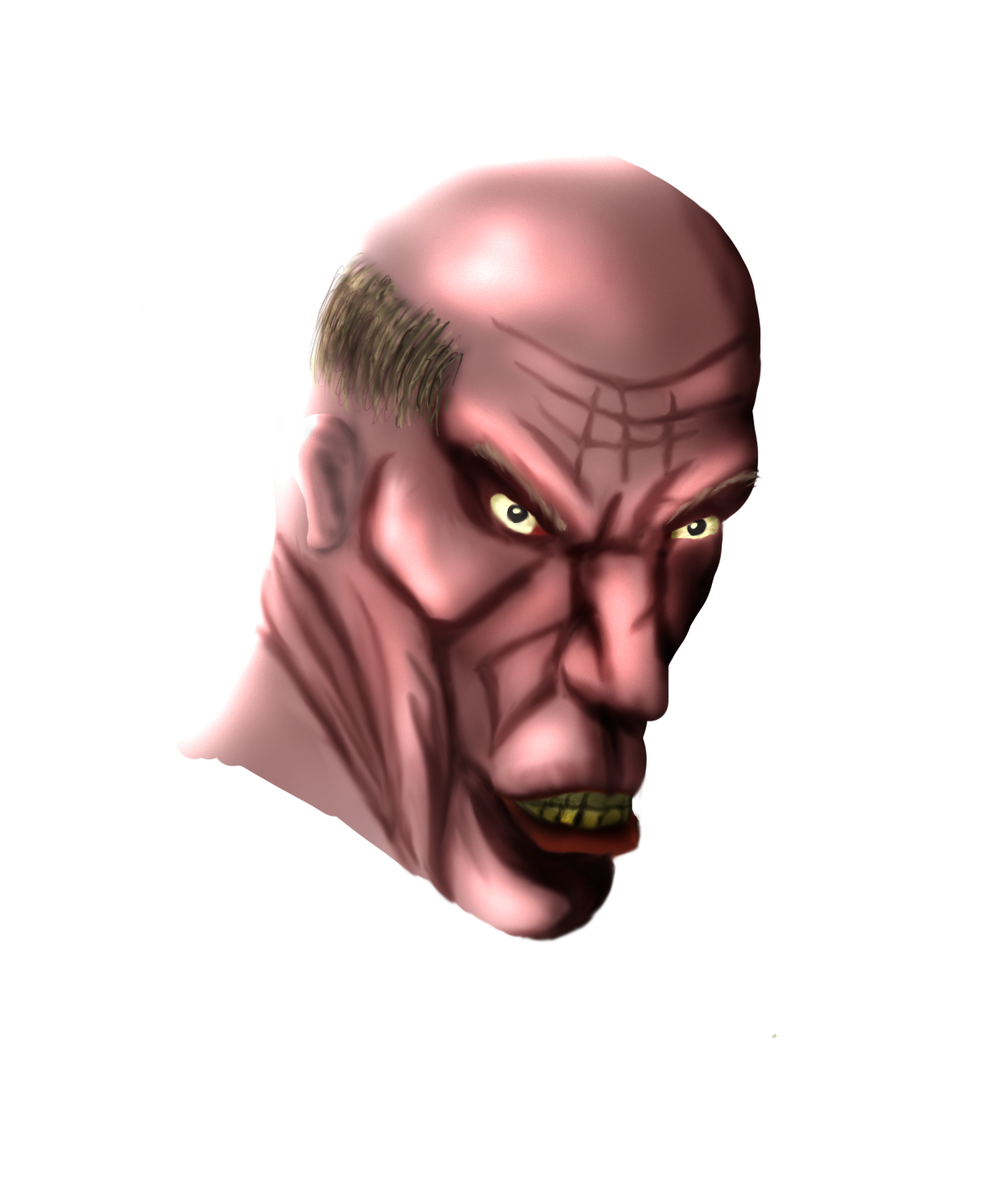
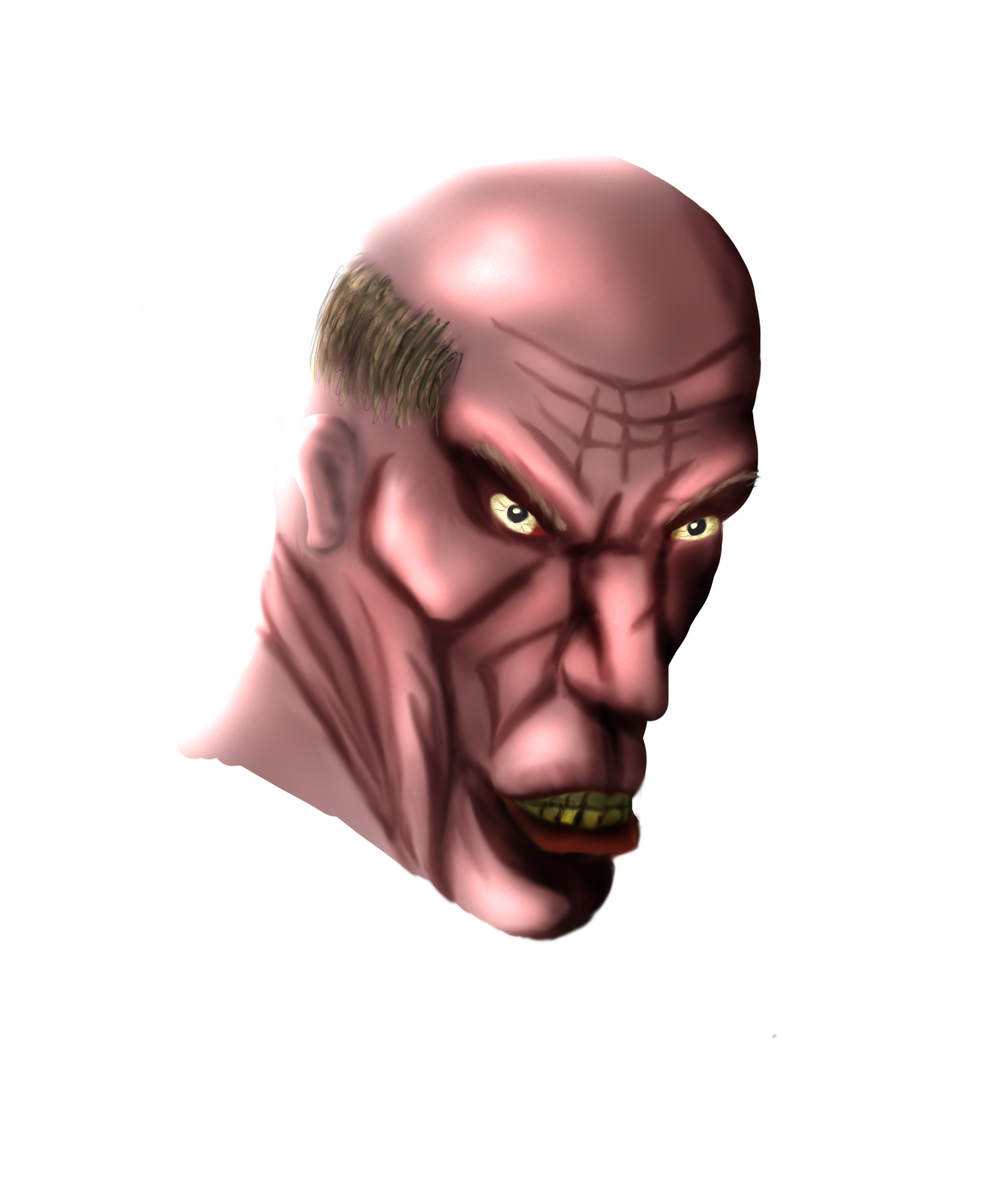
Layered file, before and after one edit (984px x 1199px). Changes by layer:
painted on "Layer 2" over <box>486,495,719,544</box>
